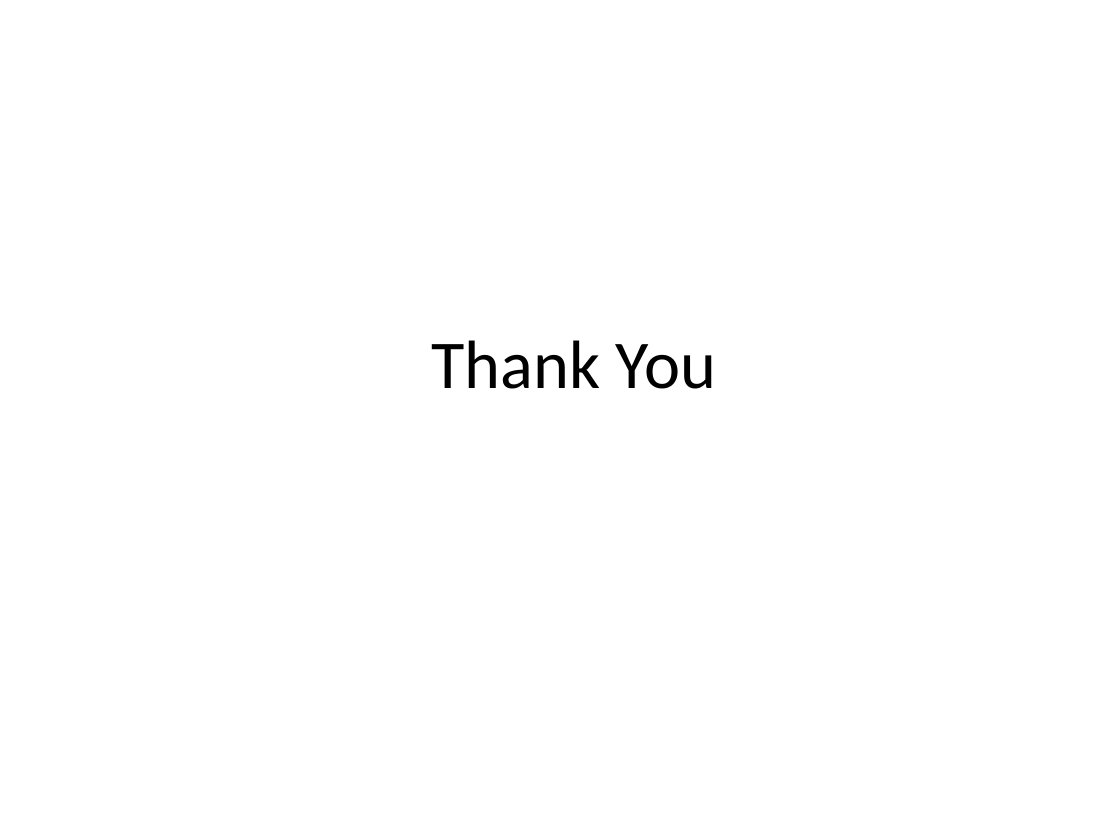
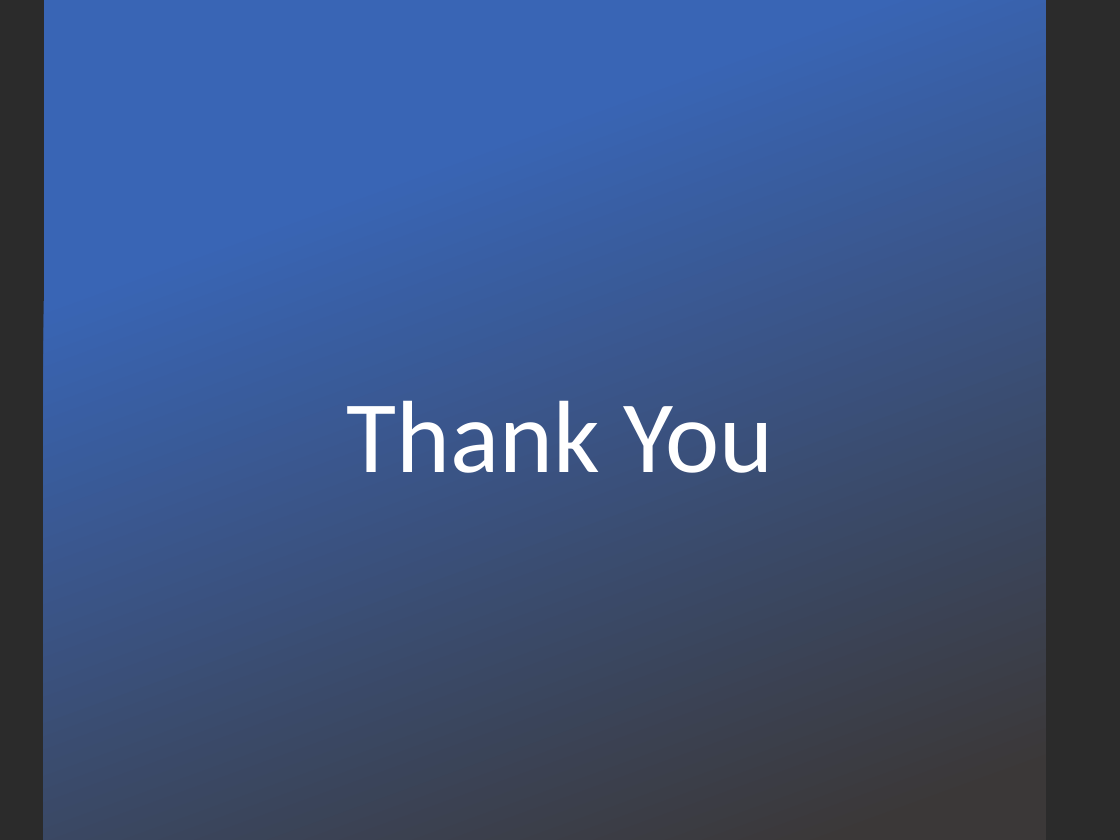
Before and after one commit to achuthanandGit/SDV602-GameProject, a slide deck: slide 7 of Milestone 1/SDV602 ppt for video.pptx (slide 6 before the commit). Drawn at 1120x840 pixels with LibreOffice and Linux fonts; fonts in the diff are those of the drawing; background and template pictures are left out; a plain dark background stands for a picture behind light text. Boxes give left, top, right and bottom in pixels: in the first picture for what was removed or moved away, otherwise in the second. Text is boxed around its words. In the diff, an @@ line names an element or a change of style, - is before the commit and + after.

```diff
--- a/Milestone 1/SDV602 ppt for video.pptx
+++ b/Milestone 1/SDV602 ppt for video.pptx
@@ background #FFFFFF to picture (left out) @@
@@ rectangle added at box(44, 0, 1046, 840), fill gradient #3965B5 to #3B3838 @@
@@ title "Thank You": place and size @@
-title "Thank You" at box(432, 340, 716, 389)
+title "Thank You" at box(347, 400, 773, 473)
@@ title "Thank You" at box(347, 400, 773, 473): size 58.7 to 88 pt, text colour #000000 to #FFFFFF; vertical alignment middle to bottom @@
```
Also in this commit, not shown: 5 other slides changed, 1 slide added, 18 other files.
